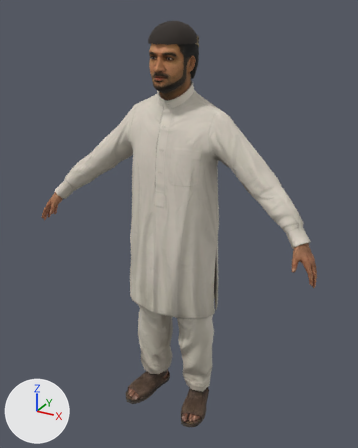
The glTF model docs/assets/male-delhi-animated.glb as it was, and as the next commit left it.
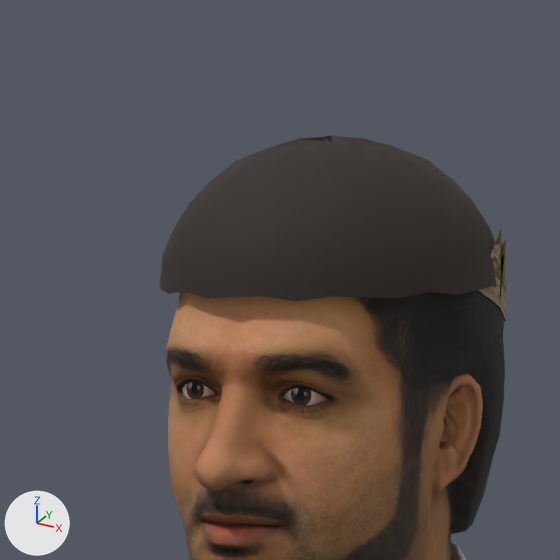
Each version appears first whole from a camera (50 mm lens) standing at (1.004, -1.796, 1.865) and looking at (0.01, 0.011, 0.962), and next in a close-up on the part from 35% to 58% of the width and 0% to 18% of the height. The lights are fixed; the arrows at lower left show +X, +Y and +Z. The last two pictures show the newer version. Where no turn or scale is listed for an object, it has been applied to the vertices. Vertices at exactly the same position are counted once.

Names of what the first close-up shows: 'Student short hair', 'm204_hipoly_81_bones'.
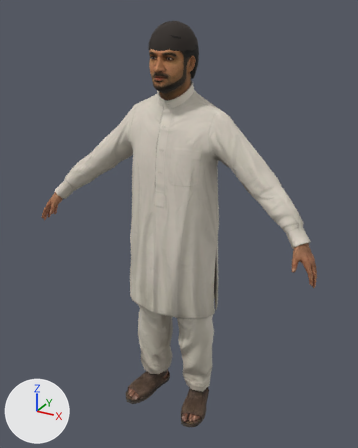
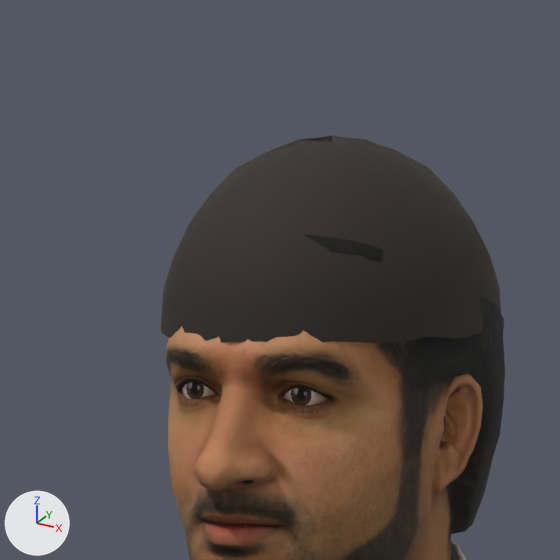
Boxes [x1, y1, x2, y2] around the edits, measured in the close-ups (560 x 560 px; the box of a moved part takes in the faces that stretch with it):
'm204_hipoly_81_bones', reshaped: before [166, 229, 506, 560]; after [166, 234, 505, 560]
'Student short hair', moved, rescaled (25% taller): before [160, 135, 502, 301]; after [161, 136, 501, 343]
part 1 of me_mesh, moved or reshaped: before [174, 229, 506, 560]; after [174, 234, 383, 560]
part 2 of me_original_short_hair, moved or reshaped: before [160, 138, 502, 301]; after [161, 139, 501, 343]

The change in detail:
me_mesh is used by ob_m204_hipoly_81_bones; location (0.0, 0.0, 0.8952).
me_mesh had 3565 vertices, 7051 faces and spanned x -0.67..0.67, y -0.2..0.16, z -0.9..0.88.
me_mesh now has 3556 vertices, 7025 faces and spans x -0.67..0.67, y -0.2..0.16, z -0.9..0.87.
me_mesh part 1: 17 vertices moved within x -0.05..0.06, y -0.13..-0.06, z 0.68..0.85; 33 vertices removed from x -0.09..0.09, y -0.12..0.09, z 0.72..0.88; 24 vertices added at x -0.07..0.07, y -0.11..-0.07, z 0.86..0.87.
me_original_short_hair is used by ob_student_short_hair; location (0.0, 0.0, 0.8952).
me_original_short_hair had 261 vertices, 512 faces and spanned x -0.092..0.092, y -0.127..0.097, z 0.839..0.919.
me_original_short_hair now has 261 vertices, 512 faces and spans x -0.092..0.092, y -0.127..0.097, z 0.816..0.919.
me_original_short_hair part 2: the whole mesh is scaled about its middle by (1, 1, 1.3), then moved by (0.0, 0.0, -0.012).
